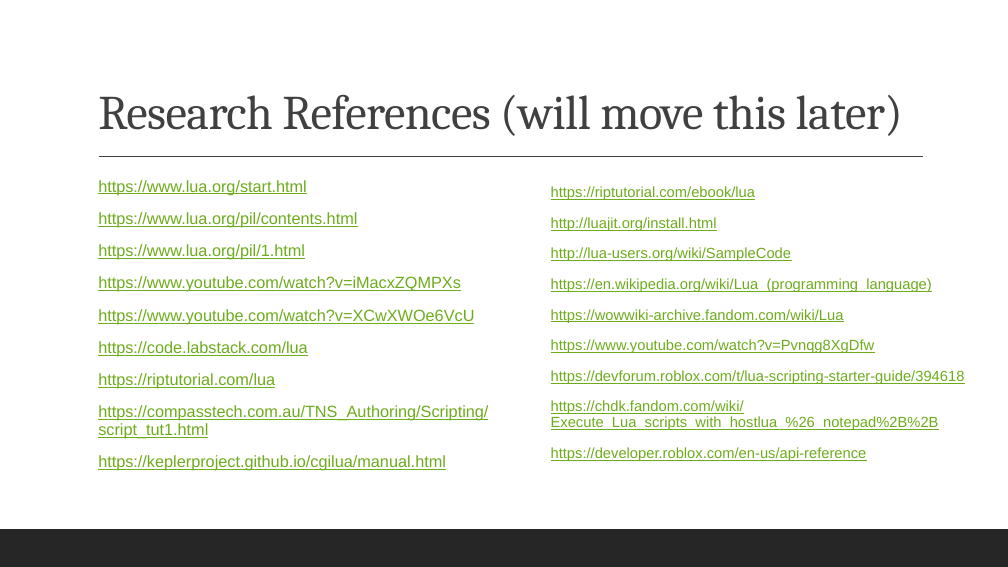
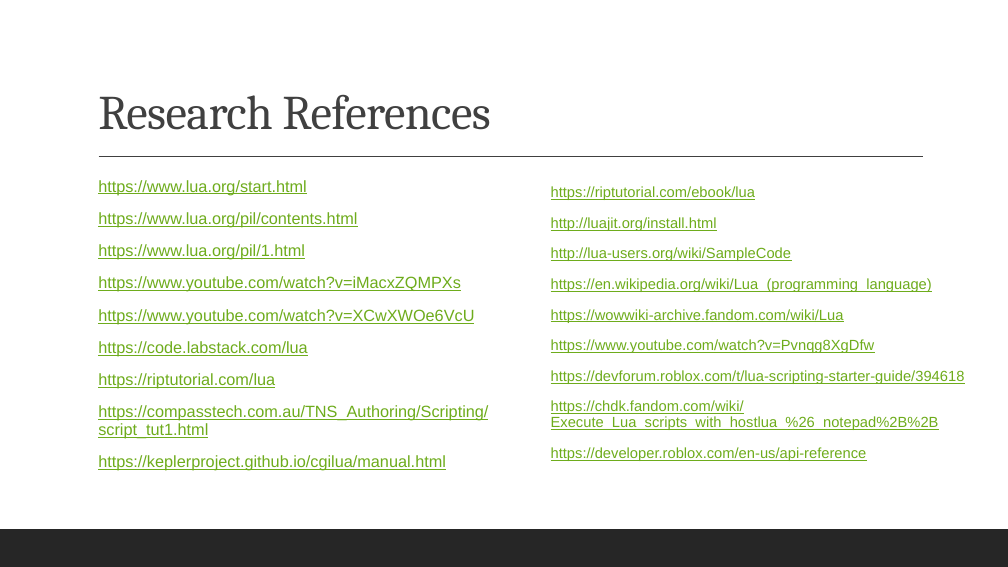
Before and after one commit to ethan-reinsborough/advweb-lua-project, a slide deck: slide 25 of Lua Presentation.pptx (slide 2 before the commit). Drawn at 1008x567 pixels with LibreOffice and Linux fonts; fonts in the diff are those of the drawing. Boxes give left, top, right and bottom in pixels: in the first picture for what was removed or moved away, otherwise in the second. Text is boxed around its words. In the diff, an @@ line names an element or a change of style, - is before the commit and + after.

```diff
--- a/Lua Presentation.pptx
+++ b/Lua Presentation.pptx
@@ title at [98, 94, 490, 130]: text changed @@
-Research References (will move this later)
+Research References
```
Also in this commit, not shown: 1 other slide changed, 5 slides added, 4 slides removed.
